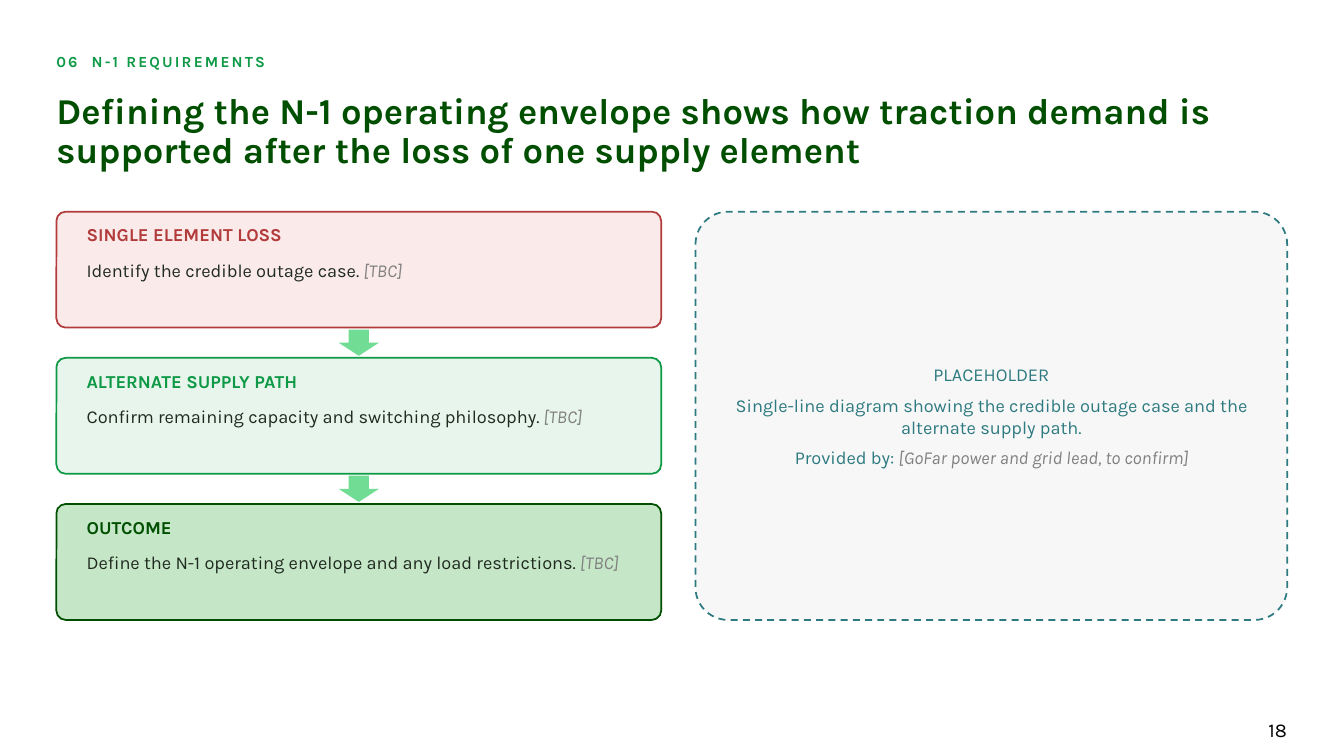
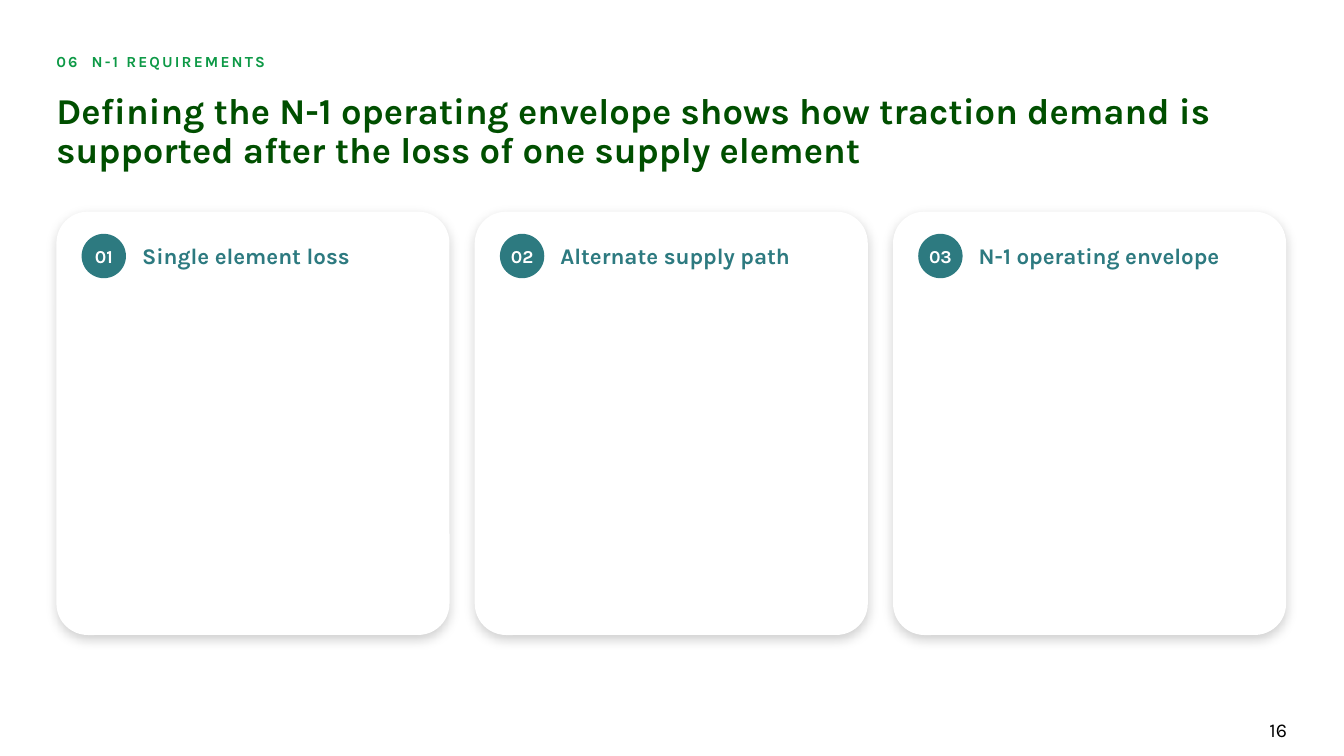
Before and after one commit to alyciawolf02/claude, a slide deck: slide 16 of deliverables/GoFar_Power_and_Grid_Connection_2_Workshop_Structure.pptx (slide 18 before the commit). Drawn at 1344x756 pixels with LibreOffice and Linux fonts; fonts in the diff are those of the drawing; background and template pictures are left out. Boxes give left, top, right and bottom in pixels: in the first picture for what was removed or moved away, otherwise in the second. Text is boxed around its words. In the diff, an @@ line names an element or a change of style, - is before the commit and + after.

```diff
--- a/deliverables/GoFar_Power_and_Grid_Connection_2_Workshop_Structure.pptx
+++ b/deliverables/GoFar_Power_and_Grid_Connection_2_Workshop_Structure.pptx
@@ rounded rectangle: place and size @@
-rounded rectangle at <box>56,212,661,328</box>
+rounded rectangle at <box>56,212,450,635</box>
@@ rounded rectangle at <box>56,212,450,635</box>: fill #FBEAEA to #FFFFFF; outline #B23B3B 1.25 pt to none; shadow on @@
@@ ellipse added at <box>82,234,126,278</box>, fill #2D7A80, 13 pt, text #FFFFFF, bold @@
+01
@@ text "Single element loss" at <box>142,248,350,270</box>: vertical alignment top to middle @@
@@ rounded rectangle added at <box>475,212,868,635</box>, fill #FFFFFF @@
@@ ellipse added at <box>500,234,544,278</box>, fill #2D7A80, 13 pt, text #FFFFFF, bold @@
+02
@@ text "Alternate supply path" at <box>560,248,789,270</box>: vertical alignment top to middle @@
@@ rounded rectangle: place and size @@
-rounded rectangle at <box>696,212,1288,620</box>
+rounded rectangle at <box>893,212,1287,635</box>
@@ rounded rectangle at <box>893,212,1287,635</box>: fill #F7F7F7 to #FFFFFF; outline #2D7A80 1.25 pt dashed to none; shadow on @@
@@ ellipse added at <box>919,234,963,278</box>, fill #2D7A80, 13 pt, text #FFFFFF, bold @@
+03
@@ text removed at <box>87,264,402,282</box> @@
-Identify the credible outage case. [TBC]
@@ text at <box>142,248,350,270</box>: text changed; size 13 to 16 pt; text colour #B23B3B to #2D7A80 @@
-SINGLE ELEMENT LOSS
+Single element loss
@@ text at <box>560,248,789,270</box>: text changed; size 13 to 16 pt; text colour #0D9946 to #2D7A80 @@
-ALTERNATE SUPPLY PATH
+Alternate supply path
@@ text added at <box>979,248,1219,270</box>, 16 pt, text #2D7A80, bold @@
+N-1 operating envelope
@@ rounded rectangle removed at <box>56,358,661,474</box> @@
@@ down arrow removed at <box>339,330,379,356</box> @@
@@ text removed at <box>736,369,1247,469</box> @@
-PLACEHOLDER
-Single-line diagram showing the credible outage case and the alternate supply path.
-Provided by: [GoFar power and grid lead, to confirm]
@@ text removed at <box>87,410,582,428</box> @@
-Confirm remaining capacity and switching philosophy. [TBC]
@@ down arrow removed at <box>339,476,379,502</box> @@
@@ rounded rectangle removed at <box>56,504,661,620</box> @@
@@ text removed at <box>87,522,172,535</box> @@
-OUTCOME
@@ text removed at <box>87,556,618,574</box> @@
-Define the N-1 operating envelope and any load restrictions. [TBC]
@@ page number at <box>1269,724,1287,738</box>: text changed @@
-18
+16
```
Also in this commit, not shown: 11 other slides changed, 4 slides removed.
